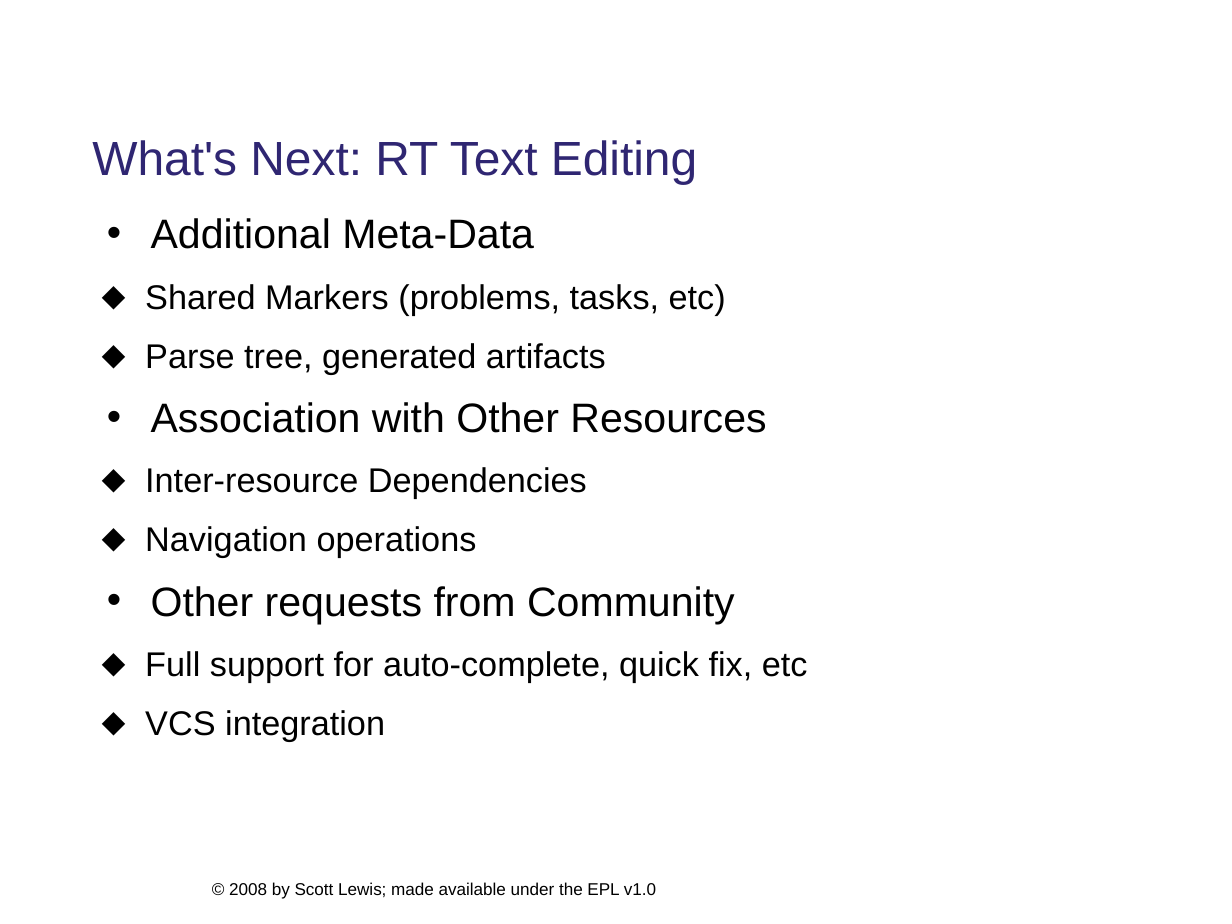
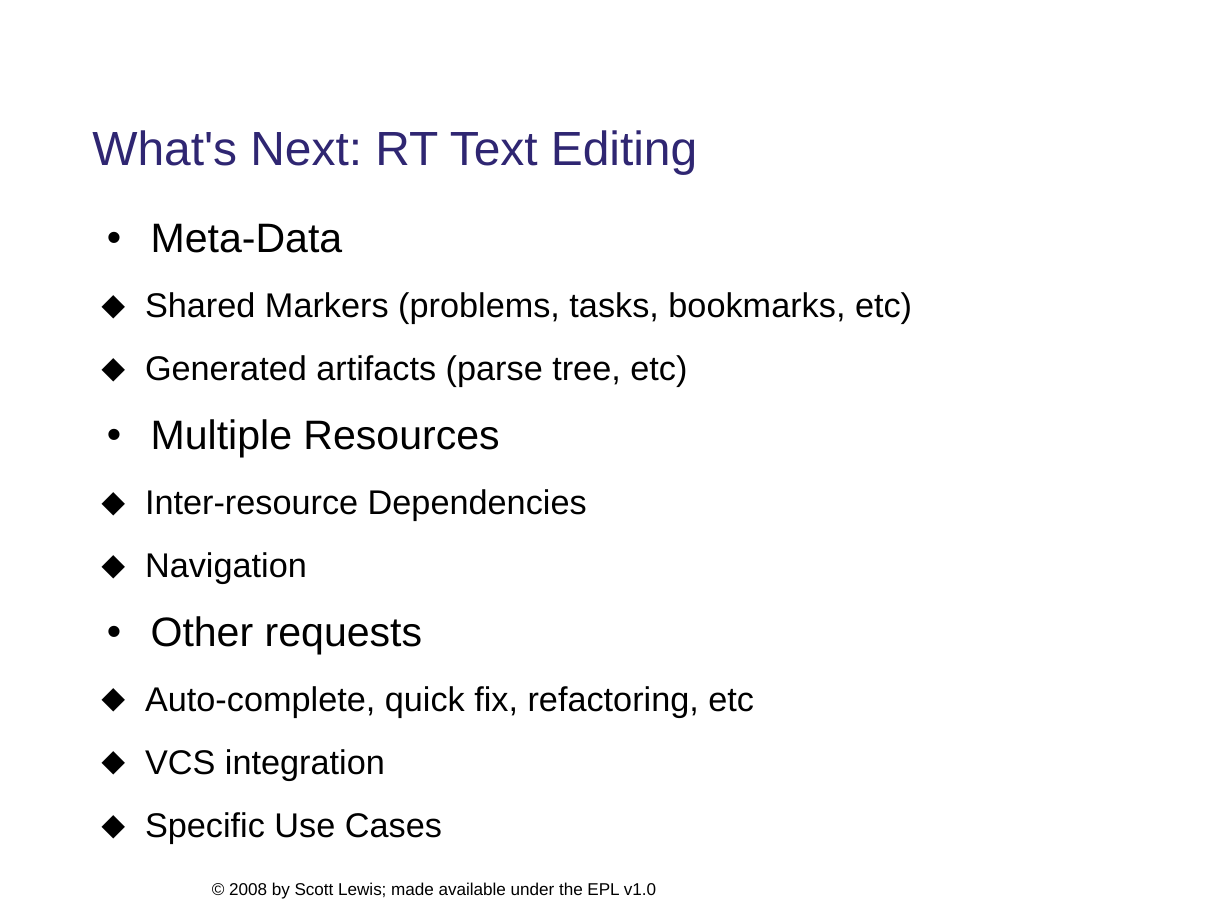
Before and after one commit to eclipse/ecf-website, a slide deck: slide 1 of presentations/eclipsedayatgoogleplex2008/ecf_overview_slewis.ppt. Drawn at 1232x924 pixels with LibreOffice and Linux fonts; fonts in the diff are those of the drawing; background and template pictures are left out. Boxes give left, top, right and bottom in pixels: in the first picture for what was removed or moved away, otherwise in the second. Text is boxed around its words. In the diff, an @@ line names an element or a change of style, - is before the commit and + after.

```diff
--- a/presentations/eclipsedayatgoogleplex2008/ecf_overview_slewis.ppt
+++ b/presentations/eclipsedayatgoogleplex2008/ecf_overview_slewis.ppt
@@ title "What's Next: RT Text Editing": place and size @@
-title "What's Next: RT Text Editing" at box(92, 140, 697, 184)
+title "What's Next: RT Text Editing" at box(92, 130, 697, 175)
@@ text at box(145, 223, 912, 458): text changed @@
-• Additional Meta-Data
-  ⬥ Shared Markers (problems, tasks, etc)
-  ⬥ Parse tree, generated artifacts
-• Association with Other Resources
+• Meta-Data
+  ⬥ Shared Markers (problems, tasks, bookmarks, etc)
+  ⬥ Generated artifacts (parse tree, etc)
+• Multiple Resources
@@ text at box(145, 489, 587, 780): line spacing 0.83 to 0.93 @@
@@ text at box(145, 552, 754, 717): text changed @@
-  ⬥ Navigation operations
-• Other requests from Community
-  ⬥ Full support for auto-complete, quick fix, etc
+  ⬥ Navigation
+• Other requests
+  ⬥ Auto-complete, quick fix, refactoring, etc
@@ text at box(145, 812, 442, 843): paragraph added @@
+  ⬥ Specific Use Cases
```
Also in this commit, not shown: 1 other slide changed, 3 slides added, 4 slides removed, 1 other file.
